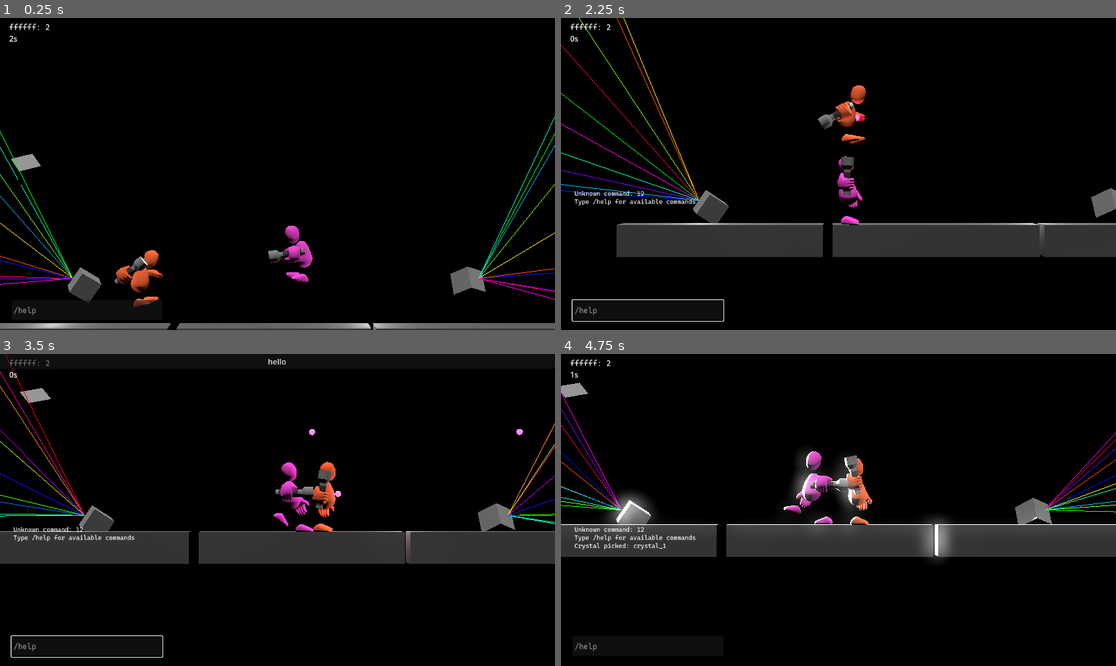
Above: before the commit, frames 1-4 (two rows, left to right).
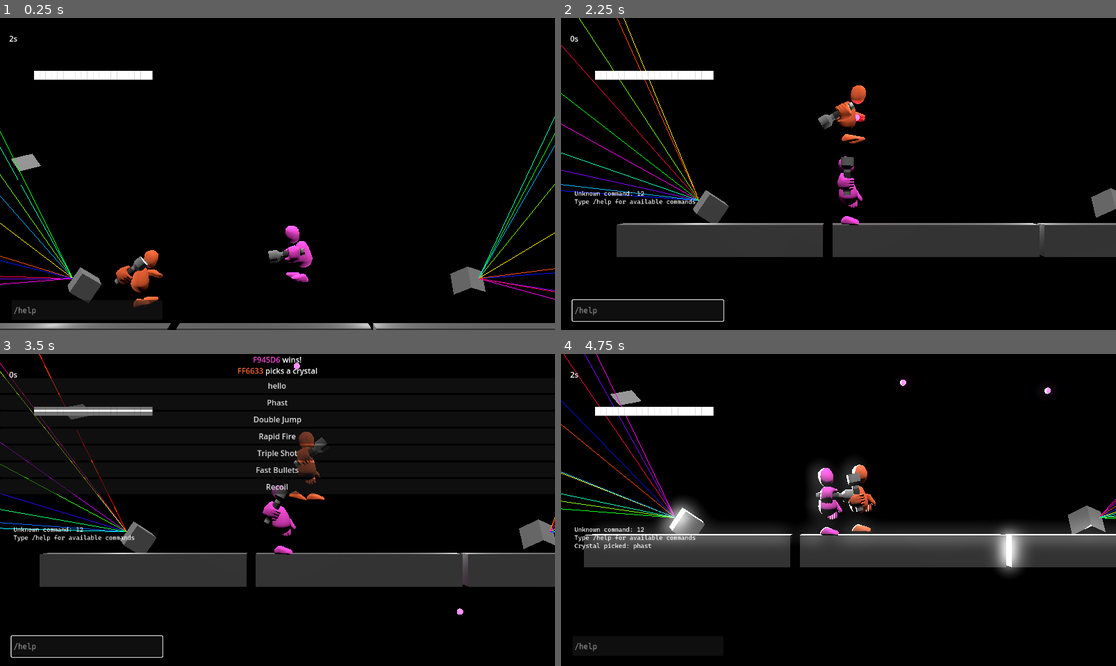
Above: after the commit, the same moments.

Repository: theowiik/project-epic-footsies-2
Game: Godot game, scene res://scenes/main.tscn
Two runs of this game, one before a commit and one after it. Both use one fixed random seed, a clock stepped at 60 frames per second and the inputs below. The engine's default icon, where the game draws it, is replaced by a stand-in: a white triangle on a blue panel in a dark square.
Inputs (mouse positions are in pixels of both pictures, inside the frame that each line leads up to):
- Up to frame 1 (0.25 s): no input
- Up to frame 2 (2.25 s): click (649, 311) at 0.52 s; type "12" at 0.6 s; tap Enter at 1.25 s; move the mouse to (960, 158) at 1.27 s; hold D 1.28-2.03 s; tap J at 1.35, 2.1 s; click (960, 158) at 1.42 s; tap Space at 1.52 s; move the mouse to (727, 189) at 2.02 s; hold S from 2.03 s (still down)
- Up to frame 3 (3.5 s): tap Space at 2.27 s; move the mouse to (333, 441) at 2.77 s; release S at 2.78 s; hold D from 2.78 s (still down); tap J at 2.85 s
- Up to frame 4 (4.75 s): release D at 3.5 s; click "hello" at 3.5 s; click (838, 403) at 4.25 s, where only the run after the commit has a clickable "Phast"

The runs differ from the first frame. In frame 1, 0.8% of the frame differs, in the area x 1-56%, y 1-84%; in frame 2, 0.8%; in frame 3, 19%, in the area x 0-100%, y 0-84%; in frame 4, 15%.

Commit message:
Start of gameplay loop (#40)
* Populate crystal buttons

* No draw

* Display the results label

Diff:
--- a/game/scenes/crystal_picker/crystal_picker.tscn
+++ b/game/scenes/crystal_picker/crystal_picker.tscn
@@ -4,6 +4,7 @@
 [ext_resource type="PackedScene" uid="uid://c43ctoschg12q" path="res://scenes/crystal_picker/crystal_button.tscn" id="2_rpxrj"]
 
 [node name="CrystalPicker" type="Control"]
+process_mode = 3
 layout_mode = 3
 anchors_preset = 15
 anchor_right = 1.0
@@ -12,7 +13,7 @@
 grow_vertical = 2
 script = ExtResource("1_mswqd")
 
-[node name="Buttons" type="VBoxContainer" parent="."]
+[node name="Content" type="VBoxContainer" parent="."]
 layout_mode = 1
 anchors_preset = 15
 anchor_right = 1.0
@@ -20,5 +21,14 @@
 grow_horizontal = 2
 grow_vertical = 2
 
-[node name="CrystalButton" parent="Buttons" instance=ExtResource("2_rpxrj")]
+[node name="ResultLabel" type="RichTextLabel" parent="Content"]
 layout_mode = 2
+text = "THIS TEAM WON! THIS PLAYER SHOULD PICK A CRYSTAL"
+fit_content = true
+horizontal_alignment = 1
+
+[node name="Buttons" type="VBoxContainer" parent="Content"]
+layout_mode = 2
+
+[node name="CrystalButton" parent="Content/Buttons" instance=ExtResource("2_rpxrj")]
+layout_mode = 2
--- a/game/scenes/hud.tscn
+++ b/game/scenes/hud.tscn
@@ -11,15 +11,6 @@
 grow_horizontal = 2
 grow_vertical = 2
 script = ExtResource("1_ahhtf")
-
-[node name="ScoreLabel" type="Label" parent="."]
-layout_mode = 0
-offset_left = 19.0
-offset_top = 10.0
-offset_right = 66.0
-offset_bottom = 33.0
-theme_override_fonts/font = ExtResource("2_oo0fn")
-text = "score"
 
 [node name="ConsoleLineEdit" type="LineEdit" parent="."]
 layout_mode = 0
@@ -47,4 +38,12 @@
 offset_bottom = 54.0
 text = "time"
 
+[node name="ScoreLabel" type="RichTextLabel" parent="."]
+layout_mode = 0
+offset_left = 70.0
+offset_top = 109.0
+offset_right = 1116.0
+offset_bottom = 266.0
+text = "hello world"
+
 [connection signal="text_submitted" from="ConsoleLineEdit" to="." method="_on_console_line_edit_text_submitted"]
--- a/game/scenes/main.tscn
+++ b/game/scenes/main.tscn
@@ -55,6 +55,9 @@
 [node name="Bulb2" parent="." instance=ExtResource("4_jyhfs")]
 transform = Transform3D(1, 0, 0, 0, 1, 0, 0, 0, 1, 7.7318554, 0, 0)
 
+[node name="Bulb3" parent="." instance=ExtResource("4_jyhfs")]
+transform = Transform3D(1, 0, 0, 0, 1, 0, 0, 0, 1, 5.2591705, 4.3170657, 0)
+
 [node name="Player2" parent="." instance=ExtResource("1_o5qli")]
 transform = Transform3D(1, 0, 0, 0, 1, 0, 0, 0, 1, 6.7508955, 1.7889354, 0)
 team_color = Color(0.97749525, 0.2690932, 0.83872867, 1)
--- a/game/scripts/crystal_picker/crystal_picker.gd
+++ b/game/scripts/crystal_picker/crystal_picker.gd
@@ -2,13 +2,36 @@
 extends Control
 
 signal crystal_picked(crystal_name: String)
+var crystal_button_scene: PackedScene = preload("res://scenes/crystal_picker/crystal_button.tscn")
+
+@onready var result_label: RichTextLabel = $Content/ResultLabel
+@onready var buttons: VBoxContainer = $Content/Buttons
 
 
 func _ready() -> void:
-	var button = $Buttons/CrystalButton
-
-	button.pressed.connect(_on_crystal_button_pressed)
+	_spawn_buttons()
 
 
-func _on_crystal_button_pressed() -> void:
-	crystal_picked.emit("crystal_1")
+func show_result(winner: Player, loser: Player) -> void:
+	result_label.bbcode_enabled = true
+
+	var winner_hex: String = winner.team_color.to_html(false)
+	var loser_hex: String = loser.team_color.to_html(false)
+
+	var text: String = (
+		"[color=#%s]%s[/color] wins!\n[color=#%s]%s[/color] picks a crystal"
+		% [winner_hex, winner_hex.to_upper(), loser_hex, loser_hex.to_upper()]
+	)
+	result_label.text = text
+
+
+func _spawn_buttons() -> void:
+	for crystal_name in CrystalRegistry.new().get_all_crystals():
+		var button = crystal_button_scene.instantiate()
+		button.text = crystal_name.capitalize()
+		buttons.add_child(button)
+		button.pressed.connect(_on_crystal_button_pressed.bind(crystal_name))
+
+
+func _on_crystal_button_pressed(crystal_name: String) -> void:
+	crystal_picked.emit(crystal_name)
--- a/game/scripts/hud.gd
+++ b/game/scripts/hud.gd
@@ -3,7 +3,7 @@
 
 var console: Console
 
-@onready var score_label: Label = $ScoreLabel
+@onready var score_label: RichTextLabel = $ScoreLabel
 @onready var console_input: LineEdit = $ConsoleLineEdit
 @onready var console_output: RichTextLabel = $ConsoleLabel
 @onready var time_label: Label = $TimeLabel
@@ -12,30 +12,32 @@
 func _ready() -> void:
 	console = Console.new(console_output, get_tree())
 
-	for bulb in get_tree().get_nodes_in_group(Constants.BULBS_GROUP):
-		bulb.bulb_hit.connect(recalculate_scores)
-	get_tree().node_added.connect(_on_node_added)
-	recalculate_scores()
 
+func update_scores(scores: Dictionary) -> void:
+	const BAR_LENGTH: int = 20
+	const BAR_CHAR: String = "█"
 
-func _on_node_added(node: Node) -> void:
-	if node.is_in_group(Constants.BULBS_GROUP):
-		node.bulb_hit.connect(recalculate_scores)
-		recalculate_scores()
+	var total: int = 0
+	for count in scores.values():
+		total += count
 
+	if total == 0:
+		score_label.text = ""
+		return
 
-func recalculate_scores(_color: Color = Color.WHITE) -> void:
-	var counts: Dictionary = {}
+	# Build proportional bar with colored segments
+	var bbcode: String = ""
+	var colors_sorted = scores.keys()
 
-	for bulb in get_tree().get_nodes_in_group(Constants.BULBS_GROUP):
-		var color: Color = bulb.get_color()
-		counts[color] = counts.get(color, 0) + 1
+	for color in colors_sorted:
+		var count: int = scores[color]
+		var segment_length: int = roundi(float(count) / total * BAR_LENGTH)
+		if segment_length > 0:
+			var hex: String = color.to_html(false)
+			bbcode += "[color=#%s]%s[/color]" % [hex, BAR_CHAR.repeat(segment_length)]
 
-	var texts: Array[String] = []
-	for color in counts.keys():
-		texts.append("%s: %d" % [color.to_html(false), counts[color]])
-
-	score_label.text = " | ".join(texts)
+	score_label.bbcode_enabled = true
+	score_label.text = bbcode
 
 
 func _on_console_line_edit_text_submitted(new_text: String) -> void:
--- a/game/scripts/main.gd
+++ b/game/scripts/main.gd
@@ -3,6 +3,7 @@
 
 var crystal_picker_scene: PackedScene = load("res://scenes/crystal_picker/crystal_picker.tscn")
 var crystal_picker_node: CrystalPicker = null
+var current_loser: Player = null
 
 @onready var hud: HUD = $HUD
 @onready var round_manager: RoundManager = $RoundManager
@@ -10,22 +11,30 @@
 
 func _ready() -> void:
 	round_manager.time_updated.connect(hud.update_time)
+	round_manager.scores_updated.connect(hud.update_scores)
 	round_manager.round_finished.connect(on_round_finished)
 	round_manager.start()
 
 
-func on_round_finished(winner: Color) -> void:
-	print("Round finished! Winner: ", winner)
+func on_round_finished(winner: Player, loser: Player) -> void:
+	current_loser = loser
 
 	var crystal_picker = crystal_picker_scene.instantiate()
 	crystal_picker_node = crystal_picker
 	crystal_picker.crystal_picked.connect(on_crystal_picked)
 	add_child(crystal_picker)
+	crystal_picker.show_result(winner, loser)
+	process_mode = Node.PROCESS_MODE_DISABLED
 
 
 func on_crystal_picked(crystal_name: String) -> void:
-	print("Crystal picked: ", crystal_name)
 	hud.add_log("Crystal picked: " + crystal_name)
+
+	if current_loser:
+		current_loser.apply_crystal(crystal_name)
+
 	round_manager.start()
 	crystal_picker_node.queue_free()
 	crystal_picker_node = null
+	current_loser = null
+	process_mode = Node.PROCESS_MODE_INHERIT
--- a/game/scripts/round_manager.gd
+++ b/game/scripts/round_manager.gd
@@ -1,11 +1,18 @@
 class_name RoundManager
 extends Node3D
 
-signal round_finished(winner: Color)
+signal round_finished(winner: Player, loser: Player)
 signal time_updated(time_remaining: float)
+signal scores_updated(scores: Dictionary)
 
 var time_remaining: float = 0.0
 var is_active: bool = false
+var scores: Dictionary = {}
+
+
+func _ready() -> void:
+	_connect_bulb_signals()
+	get_tree().node_added.connect(_on_node_added)
 
 
 func _process(delta: float) -> void:
@@ -18,9 +25,61 @@
 	if time_remaining <= 0:
 		time_remaining = 0
 		is_active = false
-		round_finished.emit(Color.BLACK)
+		_finish_round()
 
 
 func start() -> void:
 	time_remaining = Constants.ROUND_DURATION
 	is_active = true
+	recalculate_scores()
+
+
+func _connect_bulb_signals() -> void:
+	for bulb in get_tree().get_nodes_in_group(Constants.BULBS_GROUP):
+		if not bulb.bulb_hit.is_connected(_on_bulb_hit):
+			bulb.bulb_hit.connect(_on_bulb_hit)
+
+
+func _on_node_added(node: Node) -> void:
+	if node.is_in_group(Constants.BULBS_GROUP):
+		if not node.bulb_hit.is_connected(_on_bulb_hit):
+			node.bulb_hit.connect(_on_bulb_hit)
+		recalculate_scores()
+
+
+func _on_bulb_hit(_color: Color) -> void:
+	recalculate_scores()
+
+
+func recalculate_scores() -> void:
+	scores.clear()
+
+	for bulb in get_tree().get_nodes_in_group(Constants.BULBS_GROUP):
+		var color: Color = bulb.get_color()
+		scores[color] = scores.get(color, 0) + 1
+
+	scores_updated.emit(scores)
+
+
+func _finish_round() -> void:
+	var players = get_tree().get_nodes_in_group(Constants.PLAYERS_GROUP)
+	if players.size() < 2:
+		return
+
+	var player_scores: Array = []
+	for player in players:
+		var player_score: int = scores.get(player.team_color, 0)
+		player_scores.append({"player": player, "score": player_score})
+
+	player_scores.sort_custom(func(a, b): return a.score > b.score)
+
+	var winner: Player = player_scores[0].player
+	var loser: Player = player_scores[1].player
+
+	# If tied, pick random winner/loser
+	if player_scores[0].score == player_scores[1].score:
+		players.shuffle()
+		winner = players[0]
+		loser = players[1]
+
+	round_finished.emit(winner, loser)
--- a/game/scripts/shooting/decorators/recoil_decorator.gd
+++ b/game/scripts/shooting/decorators/recoil_decorator.gd
@@ -11,6 +11,5 @@
 		return
 
 	var knockback_direction = -context.direction
-	knockback_direction.y = 0
 
 	context.player.apply_impulse(knockback_direction.normalized() * knockback_strength)
